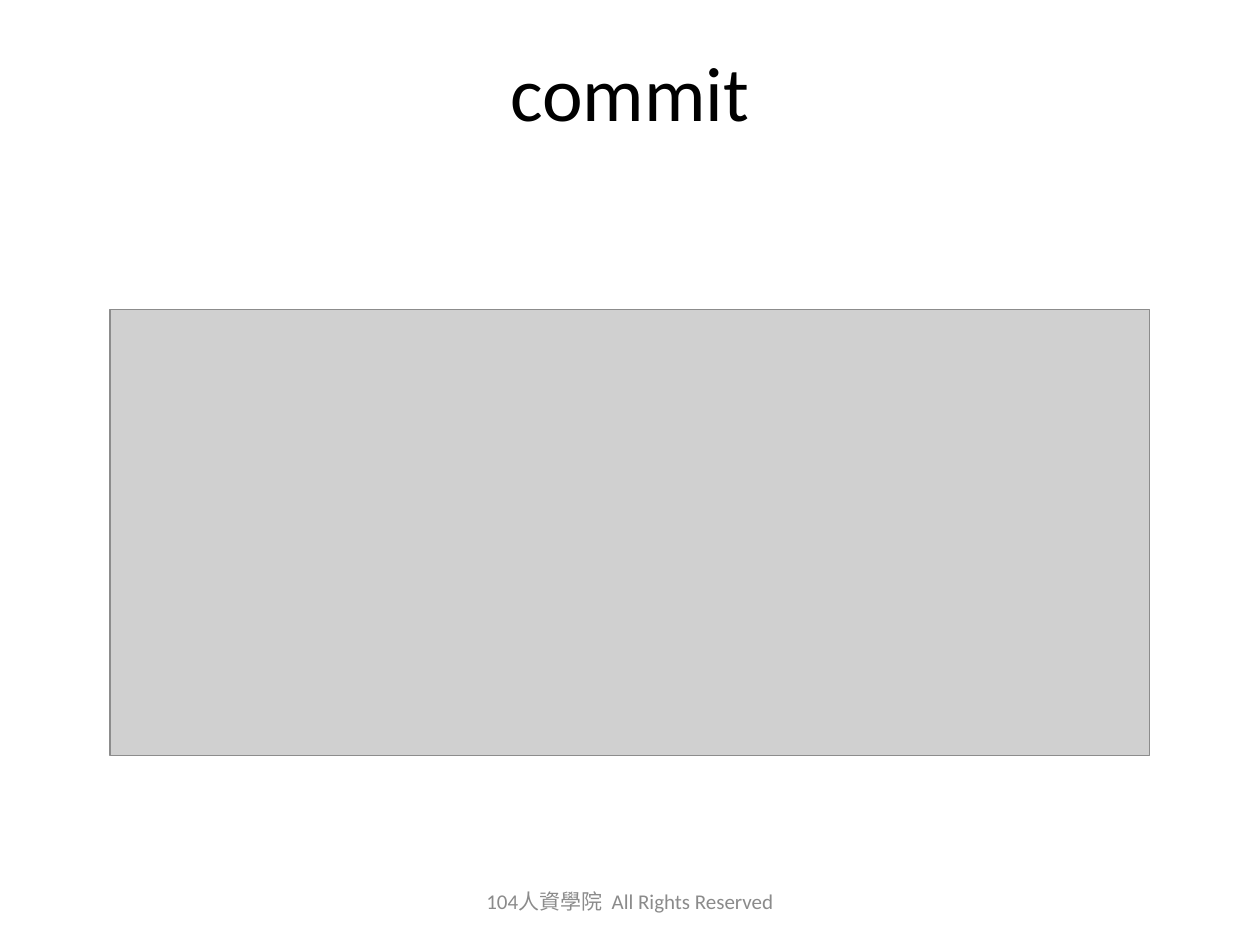
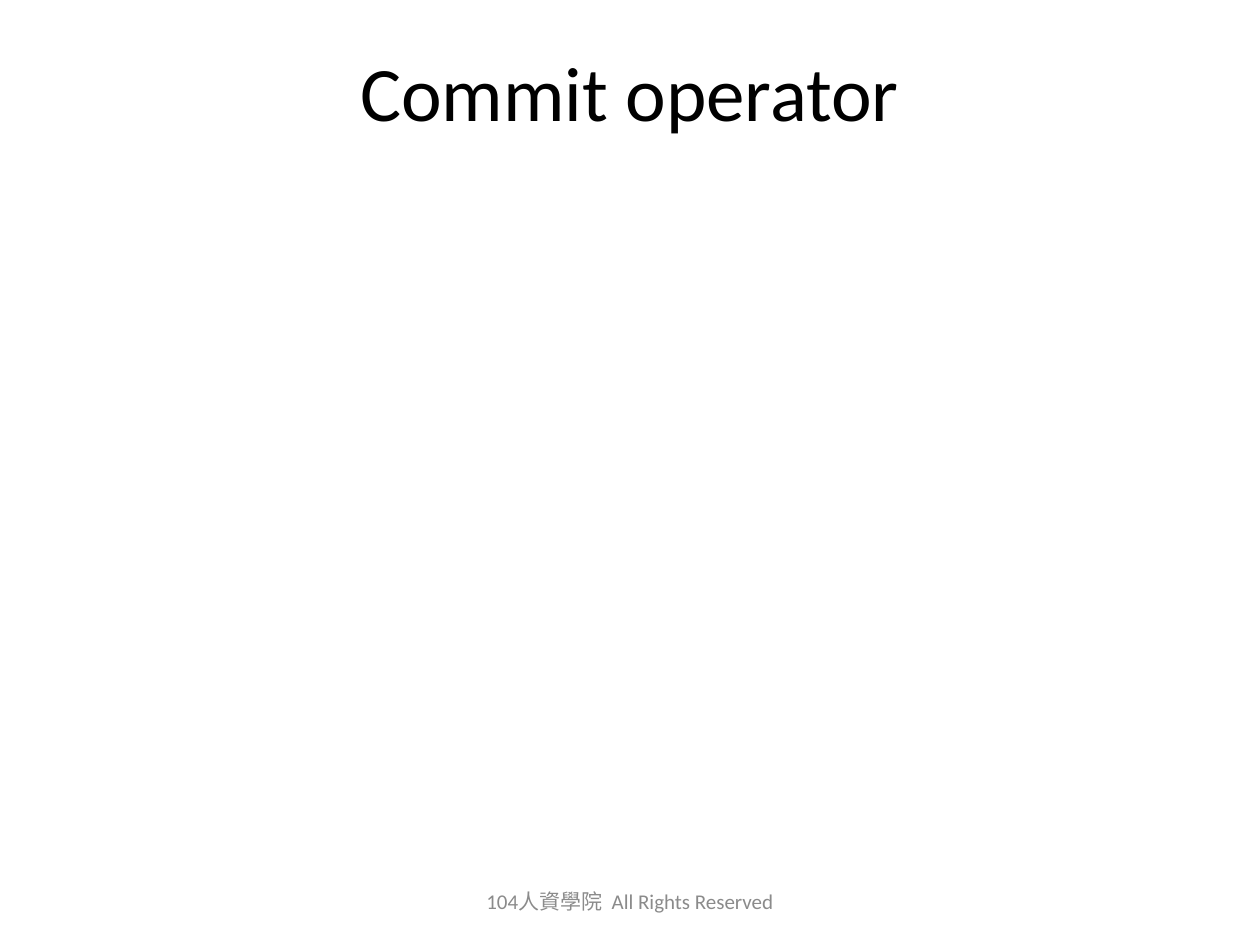
Before and after one commit to austinwang104/playGit, a slide deck: slide 12 of 2019_0627_Git_Share_HA.pptx (slide 10 before the commit). Drawn at 1260x945 pixels with LibreOffice and Linux fonts; fonts in the diff are those of the drawing; grey boxes stand for pictures; background and template pictures are left out. Boxes give left, top, right and bottom in pixels: in the first picture for what was removed or moved away, otherwise in the second. Text is boxed around its words. In the diff, an @@ line names an element or a change of style, - is before the commit and + after.

```diff
--- a/2019_0627_Git_Share_HA.pptx
+++ b/2019_0627_Git_Share_HA.pptx
@@ title at (360,68,899,134): text changed @@
-commit
+Commit operator
@@ picture removed at (110,309,1149,755) @@
```
Also in this commit, not shown: 1 other slide changed, 1 slide added, 3 slides removed.
